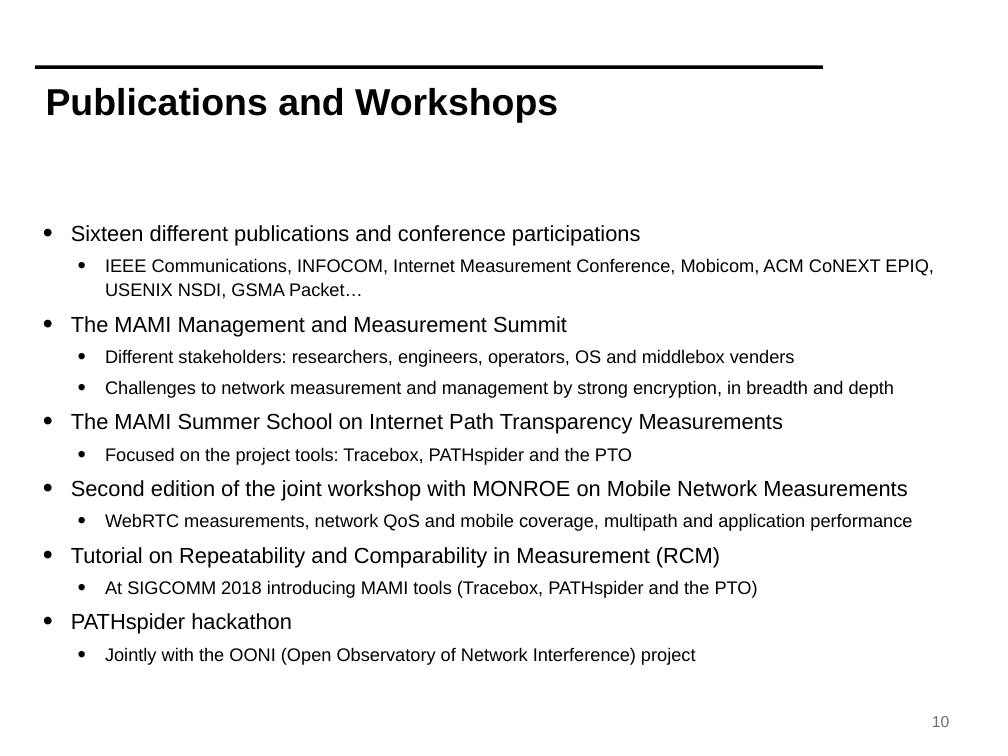
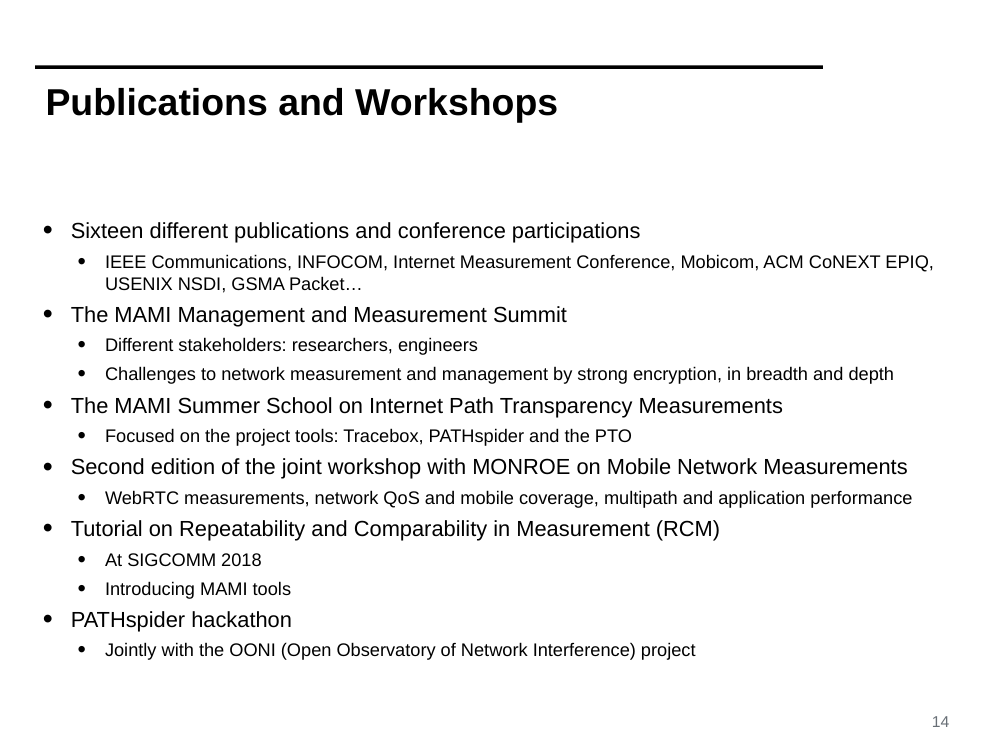
Before and after one commit to mami-project/roadshows, a slide deck: slide 14 of review3-brussels/WP4-ReviewFinal.pptx (slide 10 before the commit). Drawn at 1008x756 pixels with LibreOffice and Linux fonts; fonts in the diff are those of the drawing; background and template pictures are left out. Boxes give left, top, right and bottom in pixels: in the first picture for what was removed or moved away, otherwise in the second. Text is boxed around its words. In the diff, an @@ line names an element or a change of style, - is before the commit and + after.

```diff
--- a/review3-brussels/WP4-ReviewFinal.pptx
+++ b/review3-brussels/WP4-ReviewFinal.pptx
@@ text at (x1=71, y1=222, x2=934, y2=660): line spacing 1.1 to 1 @@
@@ text at (x1=105, y1=337, x2=478, y2=355): text changed @@
-  • Different stakeholders: researchers, engineers, operators, OS and middlebox venders
+  • Different stakeholders: researchers, engineers
@@ text at (x1=105, y1=553, x2=291, y2=599): text changed @@
-  • At SIGCOMM 2018 introducing MAMI tools (Tracebox, PATHspider and the PTO)
+  • At SIGCOMM 2018
+  • Introducing MAMI tools
@@ page number at (x1=932, y1=716, x2=949, y2=727): text changed @@
-10
+14
```
Also in this commit, not shown: 10 other slides changed.
